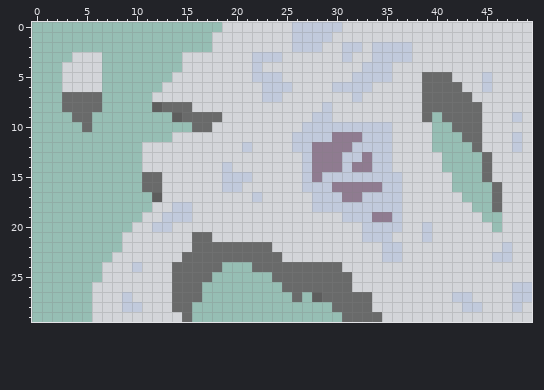
Edited in one commit: pixel-art file (rughai/tiles/tiled/r_0_1/r_0_1_mm.ase). This is how it looked before the edit.
50x30 pixels, 1 frame.
Now the later version:
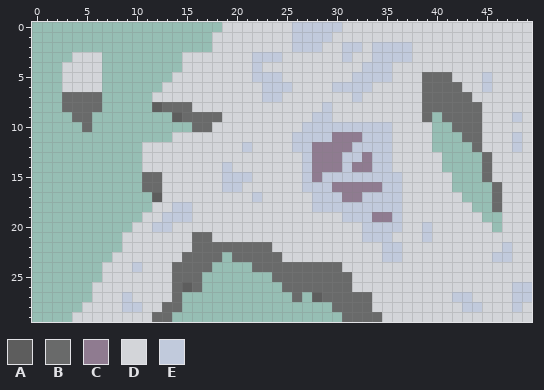
Palette (. is transparent): A #5d5d5d  B #696a6a  C #8f7b90  D #d3d5d9  E #c1cadc
Diff:
@@ x 2..21 @@
 22 .......DDDDDDDBBBBBB
-23 ......DDDDDDDBBBBBBB
-24 .....DDDEDDDBBBBB...
-25 .....DDDDDDDBBBB....
-26 ....DDDDDDDDBBB.....
-27 ....DDDEDDDDBBB.....
-28 ....DDDEEDDDBB......
-29 ....DDDDDDDDDB......
+23 ......DDDDDDDBBBB.BB
+24 .....DDDEDDDBBBB....
+25 .....DDDDDDDBBB.....
+26 ....DDDDDDDDBAB.....
+27 ....DDDEDDDDB.......
+28 ...DDDDEEDDBB.......
+29 ..DDDDDDDDBB........
Pixel boxes of the changes (left, top, right, bottom) in both pictures:
changed: (152, 252, 232, 322)
added: (72, 302, 92, 322)
